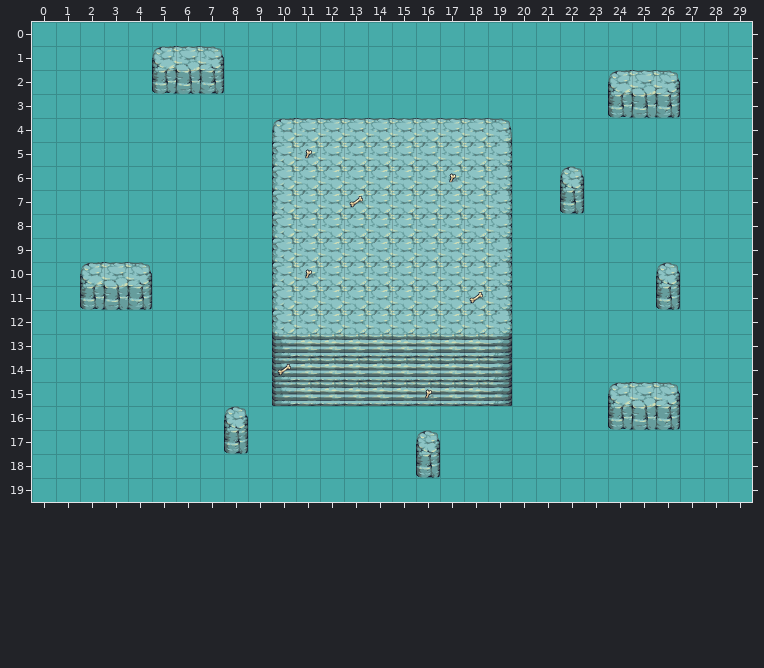
One commit to this Tiled map (JSON): public/game/maps/tiny_sward.json. That is the earlier state.
Cells are 64x64 px. Shown: x 0..29, y 0..19.
The same view after the edit:
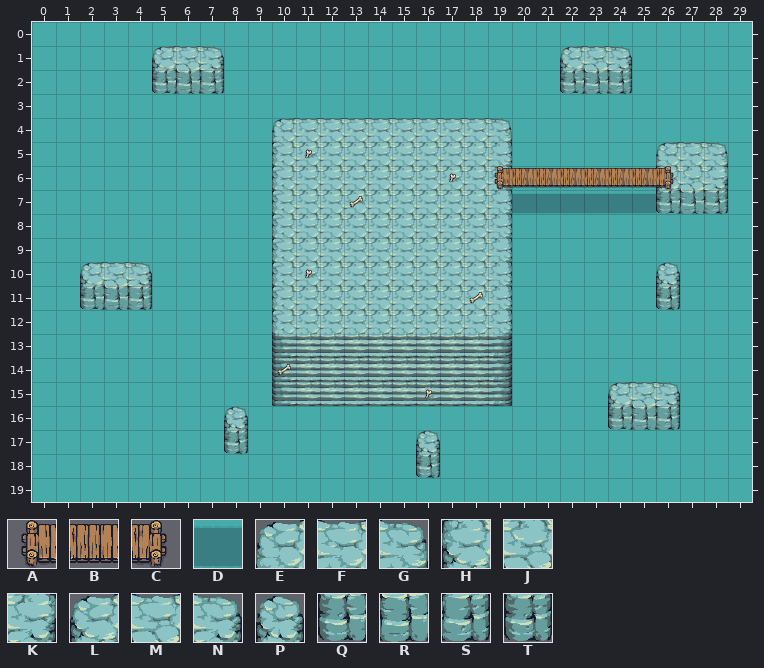
Key: from "bridge": A 0, B 1, C 2, D 11; from "elevation": E 0, F 1, G 2, H 8, J 9, K 10, L 16, M 17, N 18, P 19, Q 20, R 21, S 22, T 23.
_ is an empty cell.
Tiles of an added or newly shown layer are drawn over the layers below it.
See-through tiles are keyed as they look on the map.
The edit:
Layer "ston":
There is now tile E in row 5 at x 26.
There is now tile F in row 5 at x 27.
There is now tile G in row 5 at x 28.
There is now tile H in row 6 at x 26.
There is now tile J in row 6 at x 27.
There is now tile K in row 6 at x 28.
There is now tile L in row 1 at x 22.
There is now tile M in row 1 at x 23.
There is now tile N in row 1 at x 24.
There is now tile Q in row 2 at x 22; in row 7 at x 26.
There is now tile R in row 2 at x 23; in row 7 at x 27.
The edit turns tile L into tile S in row 2 at x 24.
There is now tile S in row 7 at x 28.
The edit erases tile M in row 2 at x 25.
The edit erases tile N in row 2 at x 26.
The edit erases tile P in row 6 at x 22.
The edit erases tile Q in row 3 at x 24.
The edit erases tile R in row 3 at x 25.
The edit erases tile S in row 3 at x 26.
The edit erases tile T in row 7 at x 22.
Layer "bridge" (added):
There is now tile A in row 6 at x 19.
There is now tile B in row 6 at x 20 to 25.
There is now tile C in row 6 at x 26.
There is now tile D in row 7 at x 20 to 25.
